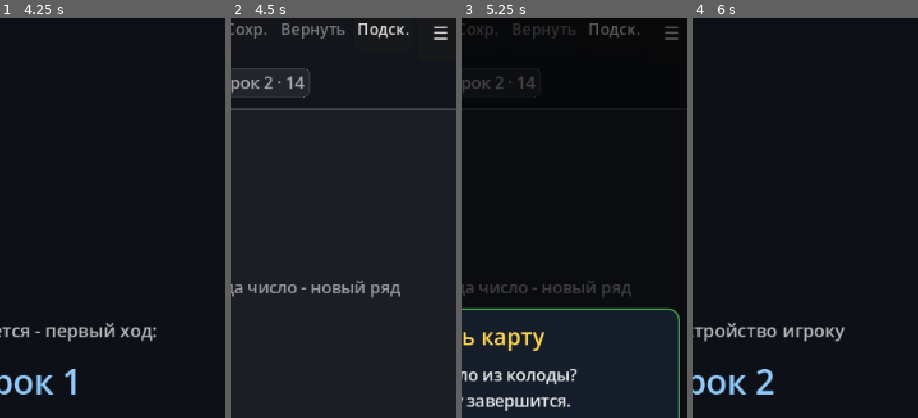
Above: before the commit, frames 1-4 (left to right).
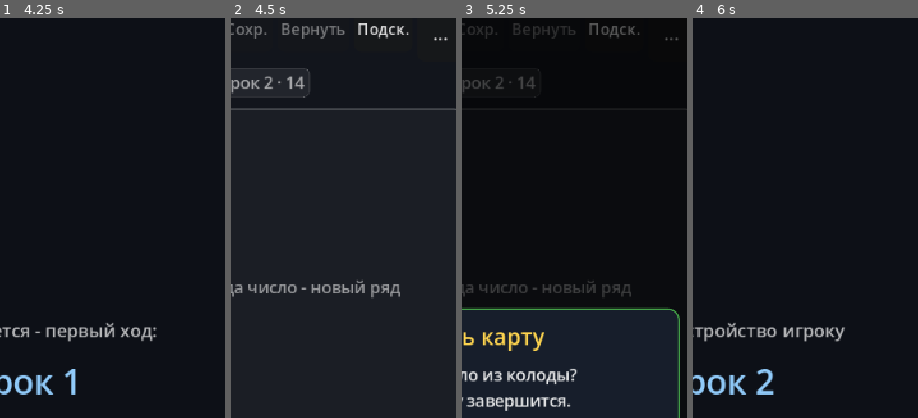
Above: after the commit, the same moments.

Repository: victor-osipov-dev/digital_game
Game: Godot game, scene res://scenes/main_menu.tscn
Two runs of this game, one before a commit and one after it. Both use one fixed random seed, a clock stepped at 60 frames per second and the inputs below.
Inputs:
- Up to frame 1 (4.25 s): click "Начать" at 0.5 s; click "☰" (after the commit: "...") at 1.25 s; click "Колода 78" at 2 s; click "Подск." at 2.75 s; click "Взять" at 3.5 s
- Up to frame 2 (4.5 s): click "Готов(-а)" at 4.25 s
- Up to frame 3 (5.25 s): click "Колода 78" at 5 s
- Up to frame 4 (6 s): click "Взять" at 5.75 s
The pictures show only the part of the screen within x 46-96%, y 2-52%; the shares and areas given below are measured in that part.

Frame 1 is identical in both runs. In frame 2, 0.1% of the frame differs, in the area x 90-97%, y 2-6%; in frame 3, 0.1%; in frame 4, nothing differs.

Commit message:
Web-шрифт: убрать глифы без покрытия (тофу-квадраты)
Во встроенном шрифте Web-сборки нет геометрических фигур и дингбатов,
системного фолбэка тоже нет — «▶» у своего места в лобби рисовалась
пустым квадратом. Заменены все три найденных случая:
- своё место в комнате: «▶ » → «» » (Latin-1, весь UI на ёлочках);
- джокер на фишке: «★» → «*» (ASCII);
- кнопка-бургер: «☰» → «...» (тултип «Действия» смысл держит).
Остальные символы UI (тире, многоточия, «·», кавычки) — из покрытых
блоков, жалоб не было.
- check_textscale.gd: замер ширины «*» + новый скан кода (без
  комментариев) на стрелки/геометрию/дингбаты — регрессионный пин.

Проверено: 22/22 клиентских (одно падение пагинации в первом прогоне —
флак, соло и повторный полный прогон чистые), Web-экспорт собран.

Co-Authored-By: Claude Opus 5 (1M context) <noreply@anthropic.com>

Diff:
--- a/scripts/ui/game.gd
+++ b/scripts/ui/game.gd
@@ -380,7 +380,10 @@
 	_top_pinned = [cp_save_btn, cp_restore_btn, hint_btn]
 	_top_overflow = [help_btn, settings_btn, menu_btn]
 	_burger_btn = Button.new()
-	_burger_btn.text = Lang.t("☰")
+	# Три точки вместо «☰»: триграммы нет во встроенном шрифте Web-сборки
+	# (тофу-квадрат), системного фолбэка там нет. Тултип «Действия»
+	# смысл сохраняет.
+	_burger_btn.text = Lang.t("...")
 	_burger_btn.tooltip_text = Lang.t("Действия")
 	_burger_btn.custom_minimum_size = Vector2(60, Settings.touch(46))
 	_burger_btn.clip_text = true
@@ -391,7 +394,7 @@
 
 	# Ловец кликов мимо меню: закрывает бургер и съедает нажатие,
 	# чтобы оно не проваливалось в стол. Лежит под панелью, над всем
-	# остальным; кнопка «☰» под ним, но её тап тоже ловится сюда же —
+	# остальным; кнопка «...» под ним, но её тап тоже ловится сюда же —
 	# повторный тап закрывает, как и раньше.
 	_burger_catcher = ColorRect.new()
 	_burger_catcher.color = Color(0, 0, 0, 0)
@@ -898,7 +901,7 @@
 		_burger_catcher.visible = _burger_open
 
 
-## Панель под кнопку «☰», правым краем по ней: поверх раскладки, ничего
+	## Панель под кнопку «...», правым краем по ней: поверх раскладки, ничего
 ## не сдвигает. Ширина — по содержимому, но не шире окна.
 func _place_burger_panel() -> void:
 	if _burger_panel == null or _burger_btn == null:
--- a/scripts/ui/online_lobby.gd
+++ b/scripts/ui/online_lobby.gd
@@ -940,7 +940,11 @@
 		elif not bool(d.get("connected", true)):
 			nick += Lang.t("  (нет связи)")
 		if int(d.get("seat", -1)) == me:
-			nick = Lang.t("▶ ") + nick
+			# Маркер своего места — «» из Latin-1, а не треугольник-стрелка:
+			# геометрических фигур нет во встроенном шрифте Web-сборки
+			# (был тофу-квадрат), системного фолбэка там же нет.
+			# Кавычки-ёлочки весь UI уже использует — рендерятся везде.
+			nick = Lang.t("» ") + nick
 		line.text = Lang.t("Место %d:  %s") % [int(d.get("seat", 0)) + 1, nick]
 		# Ник чужой и длинный, а без переноса строка задавала бы ширину
 		# всей странице лобби — тот же выезд вправо, что и у плейсхолдера.
--- a/scripts/ui/tile_view.gd
+++ b/scripts/ui/tile_view.gd
@@ -79,7 +79,7 @@
 	var tile_base := int(round(ts.y * 0.4))
 	var fsize := clampi(Settings.fs(tile_base), 8, int((ts.x - 6.0) * 0.82))
 	var label := Label.new()
-	label.text = Lang.t("★") if tile.is_joker else str(tile.value)
+	label.text = Lang.t("*") if tile.is_joker else str(tile.value)
 	label.horizontal_alignment = HORIZONTAL_ALIGNMENT_CENTER
 	label.vertical_alignment = VERTICAL_ALIGNMENT_CENTER
 	label.set_anchors_and_offsets_preset(Control.PRESET_FULL_RECT)
--- a/tests/check_textscale.gd
+++ b/tests/check_textscale.gd
@@ -8,7 +8,7 @@
 #   1) правый край — ни один видимый Control (за исключением
 #      содержимого горизонтально-прокручиваемых контейнеров) не
 #      вылезает за 576: именно так ломалось «даже при среднем»;
-#   2) числа в фишке — ширина «88»/«★» и высота шрифта обязаны
+#   2) числа в фишке — ширина «88»/«*» и высота шрифта обязаны
 #      влезать в саму фишку на всех шести размерах карточек;
 #   3) границы самого fs() — пол для мелкого текста (на «Маленьком»
 #      fs(12) не мельчает допустимого) и точная таблица значений.
@@ -36,6 +36,8 @@
 	var saved_step: int = settings.tile_step
 
 	_check_fs_bounds(settings)
+
+	_check_web_glyphs()
 
 	for idx in range(3):
 		settings.text_scale = idx
@@ -218,7 +220,9 @@
 		view.free()
 		return
 	var w88: float = font.get_string_size("88", HORIZONTAL_ALIGNMENT_LEFT, -1, fsize).x
-	var wstar: float = font.get_string_size("★", HORIZONTAL_ALIGNMENT_LEFT, -1, fsize).x
+	# Джокер — ASCII-звёздочка, а не «★»: геометрических глифов нет во
+	# встроенном шрифте Web-сборки (тофу вместо символа).
+	var wstar: float = font.get_string_size("*", HORIZONTAL_ALIGNMENT_LEFT, -1, fsize).x
 	var widest := maxf(w88, wstar)
 	if widest > ts.x - 6.0:
 		_fail("масштаб %d, фишка %dx%d: цифра шириной %.0f не влезает"
@@ -292,6 +296,64 @@
 	return null
 
 
+# ---------------------------------------------------------------- глифы Web
+
+## Во встроенном шрифте Web-сборки нет системного фолбэка: стрелки,
+## геометрия и дингбаты рисуются тофу-квадратом. Ловили вживую: «▶»
+## у своего места в лобби, «★» джокера, «☰» кнопки-бургера — заменены
+## на «» », «*», «...». Скан идёт по коду без комментариев: в комментариях
+## эти символы безвредны. Проверяются только Web-поверхности (scripts/ui
+## и переводы): Android-файлы сюда не входят.
+func _check_web_glyphs() -> void:
+	var risky := []
+	for cp in range(0x2190, 0x2200):
+		risky.append(cp)
+	for cp in range(0x25A0, 0x27C0):
+		risky.append(cp)
+	for dir_path in ["res://scripts/ui", "res://scripts/core"]:
+		var dir := DirAccess.open(dir_path)
+		if dir == null:
+			_fail("не открывается " + dir_path)
+			continue
+		for fn in dir.get_files():
+			if fn.ends_with(".gd"):
+				_scan_glyph_file(dir_path + "/" + fn, risky)
+
+
+func _scan_glyph_file(path: String, risky: Array) -> void:
+	var f := FileAccess.open(path, FileAccess.READ)
+	if f == null:
+		_fail("не читается " + path)
+		return
+	var idx := 0
+	while not f.eof_reached():
+		idx += 1
+		var code := _strip_gd_comment(f.get_line())
+		for i in code.length():
+			var cp := code.unicode_at(i)
+			if int(cp) in risky:
+				_fail("%s:%d запрещённый для Web глиф U+%04X" % [path, idx, cp])
+	f.close()
+
+
+## Отрезает `#`-комментарий вне строк: внутри строк `#` встречается
+## (hex-цвета, URL с якорем) и резать по нему нельзя.
+func _strip_gd_comment(line: String) -> String:
+	var in_str := false
+	var i := 0
+	while i < line.length():
+		var c := line[i]
+		if c == "\\":
+			i += 2
+			continue
+		if c == "\"":
+			in_str = not in_str
+		elif c == "#" and not in_str:
+			return line.left(i)
+		i += 1
+	return line
+
+
 func _fail(msg: String) -> void:
 	fails += 1
 	printerr("FAIL  " + msg)
